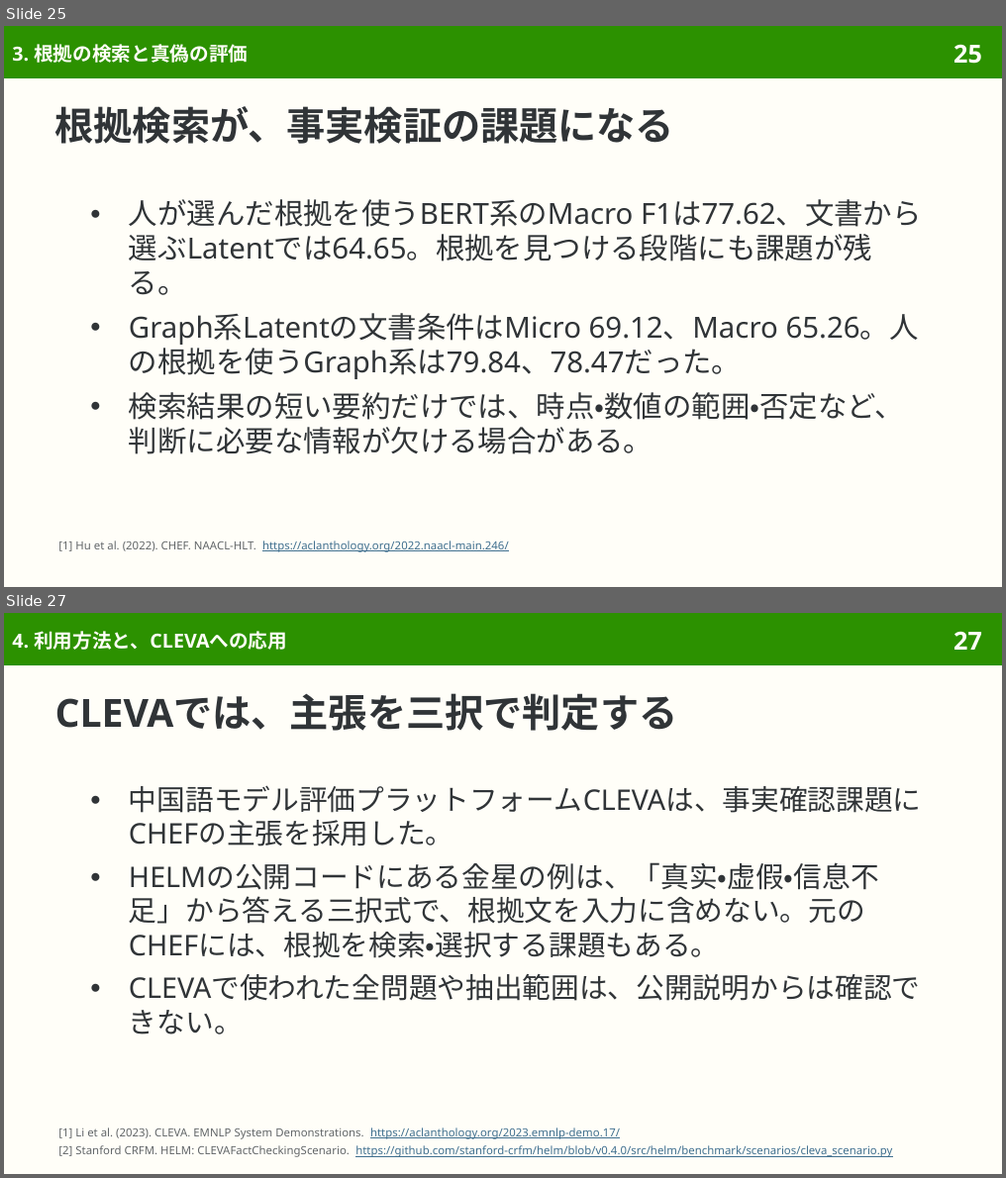
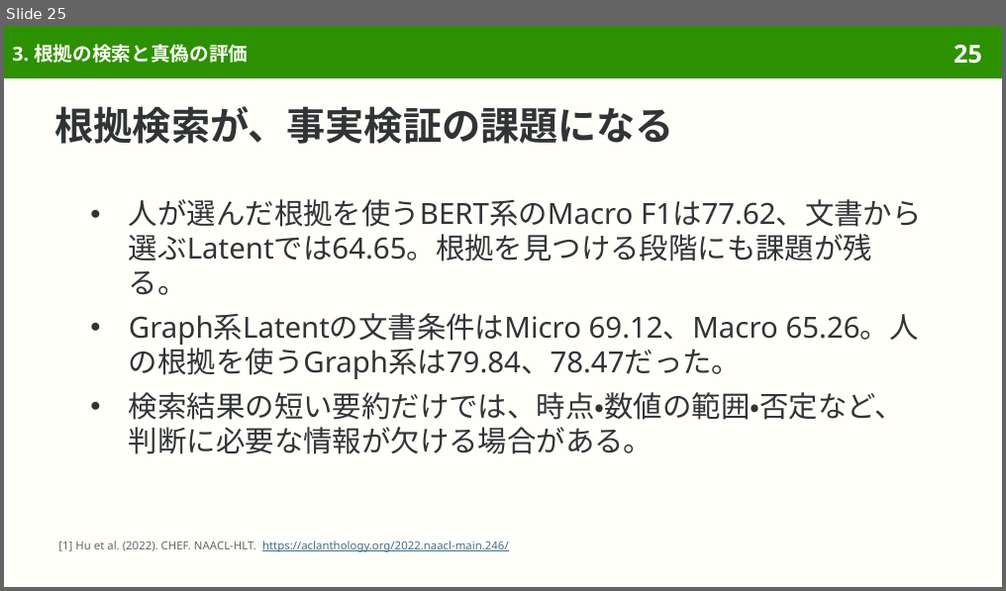
Before and after one commit to sasakiy84/datasets-in-10-minutes, a slide deck: slides/datasets-in-10-minutes-chef.pptx. Shown one above the other, each under a label of ours: slides 25 and 27 before the commit, slide 25 after it; the slides between them are not shown. The pictures are 1006x1178 and 1006x591 pixels, drawn with LibreOffice and Linux fonts; fonts in the diff are those of the drawing. Boxes give left, top, right and bottom in pixels: in the first picture for what was removed or moved away, otherwise in the second. Text is boxed around its words. In the diff, an @@ line names an element or a change of style, - is before the commit and + after.

Commit message:
Center CHEF on evidence-based checking and clarify currency units

```diff
--- a/slides/datasets-in-10-minutes-chef.pptx
+++ b/slides/datasets-in-10-minutes-chef.pptx
@@ slide 27 removed at bbox=[4, 613, 1002, 1174], background #FFFEF8; not listed: 2 template elements that a slide beside it also shows @@
@@ title removed at bbox=[12, 631, 287, 650] @@
-4. 利用方法と、CLEVAへの応用
@@ title removed at bbox=[55, 693, 678, 731] @@
-CLEVAでは、主張を三択で判定する
@@ text removed at bbox=[129, 785, 922, 1035] @@
-● 中国語モデル評価プラットフォームCLEVAは、事実確認課題にCHEFの主張を採用した。
-● HELMの公開コードにある金星の例は、「真实・虚假・信息不足」から答える三択式で、根拠文を入力に含めない。元のCHEFには、根拠を検索・選択する課題もある。
-● CLEVAで使われた全問題や抽出範囲は、公開説明からは確認できない。
@@ text removed at bbox=[58, 1128, 892, 1157] @@
-[1] Li et al. (2023). CLEVA. EMNLP System Demonstrations. https://aclanthology.org/2023.emnlp-demo.17/
-[2] Stanford CRFM. HELM: CLEVAFactCheckingScenario. https://github.com/stanford-crfm/helm/blob/v0.4.0/src/helm/benchmark/scenarios/cleva_scenario.py
```
Also in this commit, not shown: 7 slides changed, 2 other slides removed, 53 other files.
